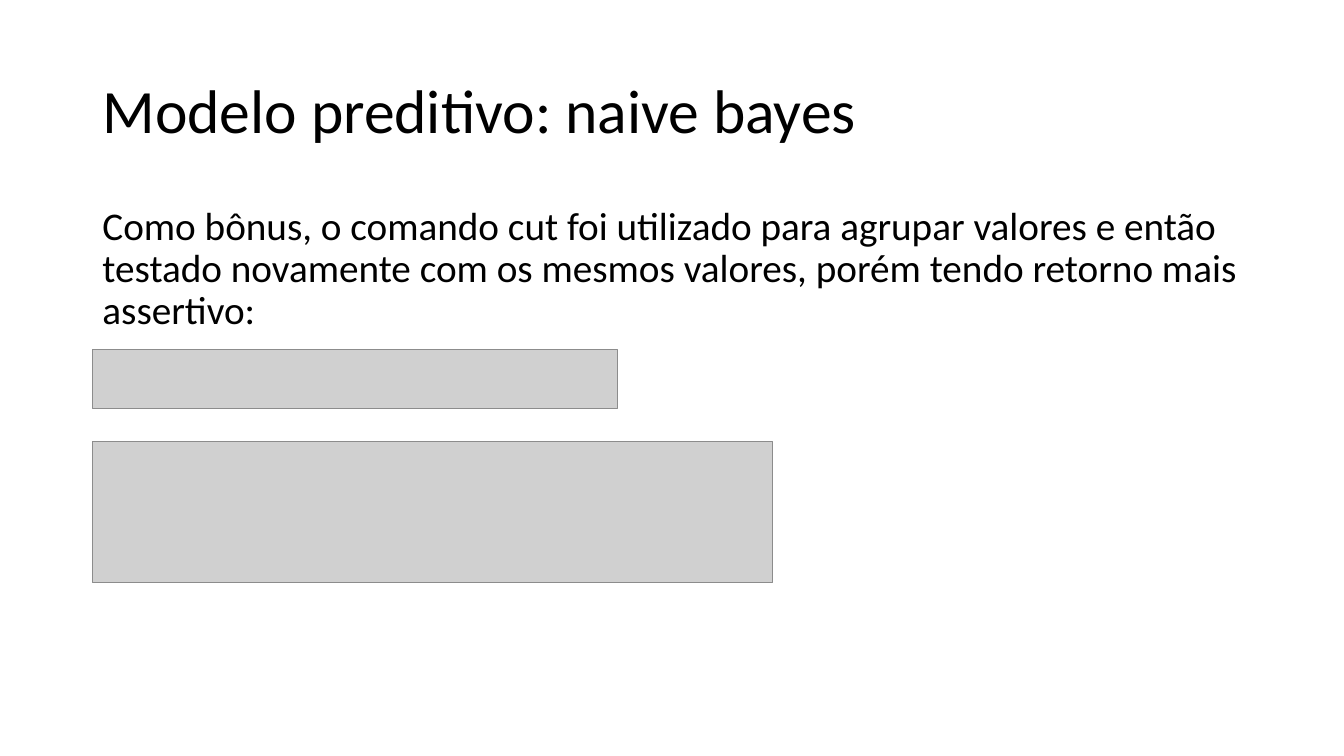
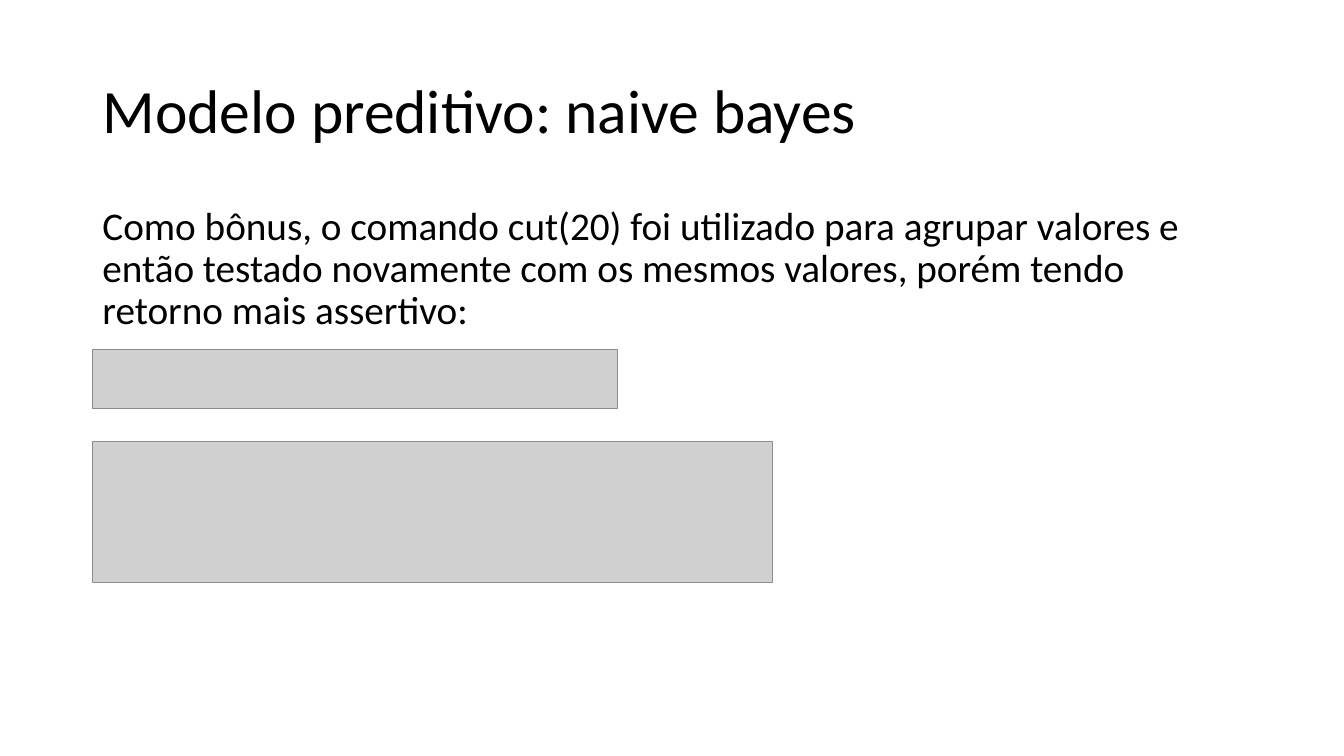
Before and after one commit to padovese/academic-projects, a slide deck: slide 19 of regressao/apresentacao.pptx. Drawn at 1344x756 pixels with LibreOffice and Linux fonts; fonts in the diff are those of the drawing; grey boxes stand for pictures. Boxes give left, top, right and bottom in pixels: in the first picture for what was removed or moved away, otherwise in the second. Text is boxed around its words. In the diff, an @@ line names an element or a change of style, - is before the commit and + after.

```diff
--- a/regressao/apresentacao.pptx
+++ b/regressao/apresentacao.pptx
@@ text at (102,211,1178,325): text changed @@
-Como bônus, o comando cut foi utilizado para agrupar valores e então testado novamente com os mesmos valores, porém tendo retorno mais assertivo:
+Como bônus, o comando cut(20) foi utilizado para agrupar valores e então testado novamente com os mesmos valores, porém tendo retorno mais assertivo:
```
Also in this commit, not shown: 2 slides added, 1 other file.
